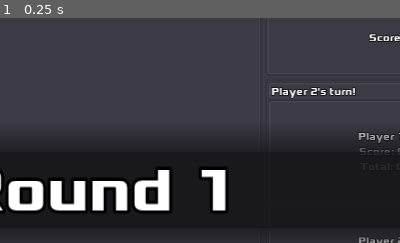
Above: before the commit, frame 1.
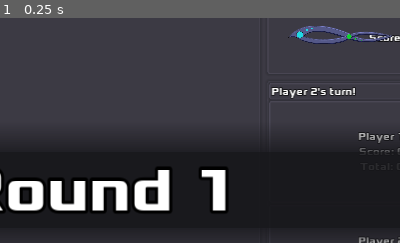
Above: after the commit, the same moment.

Repository: zacryol/spindle-of-serendipity
Game: Godot game, scene res://game/GamePanel.tscn
The game is run twice, just before and just after one commit, with the same random seed, the same clock (stepped at 60 frames per second) and the same inputs. This scene is started directly instead of the project's main scene.
Inputs:
- Up to frame 1 (0.25 s): no input
The pictures show only the part of the screen within x 38-88%, y 12-62%; the shares and areas given below are measured in that part.

The runs differ from the first frame. In frame 1, 0.9% of the frame differs, in the area x 72-98%, y 3-12%.
Error in both runs: Division By Zero in operator '%'. (res://system/singletons/EntryManager.gd:72)

Commit message:
Added Spindle texture into scene

Diff:
--- a/godot/game/components/Spindle.tscn
+++ b/godot/game/components/Spindle.tscn
@@ -1,6 +1,7 @@
-[gd_scene load_steps=2 format=2]
+[gd_scene load_steps=3 format=2]
 
 [ext_resource path="res://game/components/Spindle.gd" type="Script" id=1]
+[ext_resource path="res://tex/spindle.png" type="Texture" id=2]
 
 [node name="Spindle" type="Control"]
 anchor_right = 1.0
@@ -53,4 +54,13 @@
 margin_right = 20.0
 margin_bottom = 7.0
 text = "Score:"
+
+[node name="TextureRect" type="TextureRect" parent="."]
+margin_left = 33.234
+margin_top = 46.3155
+margin_right = 202.234
+margin_bottom = 81.3155
+texture = ExtResource( 2 )
+expand = true
+stretch_mode = 5
 [connection signal="pressed" from="Button" to="." method="_on_Button_pressed"]
